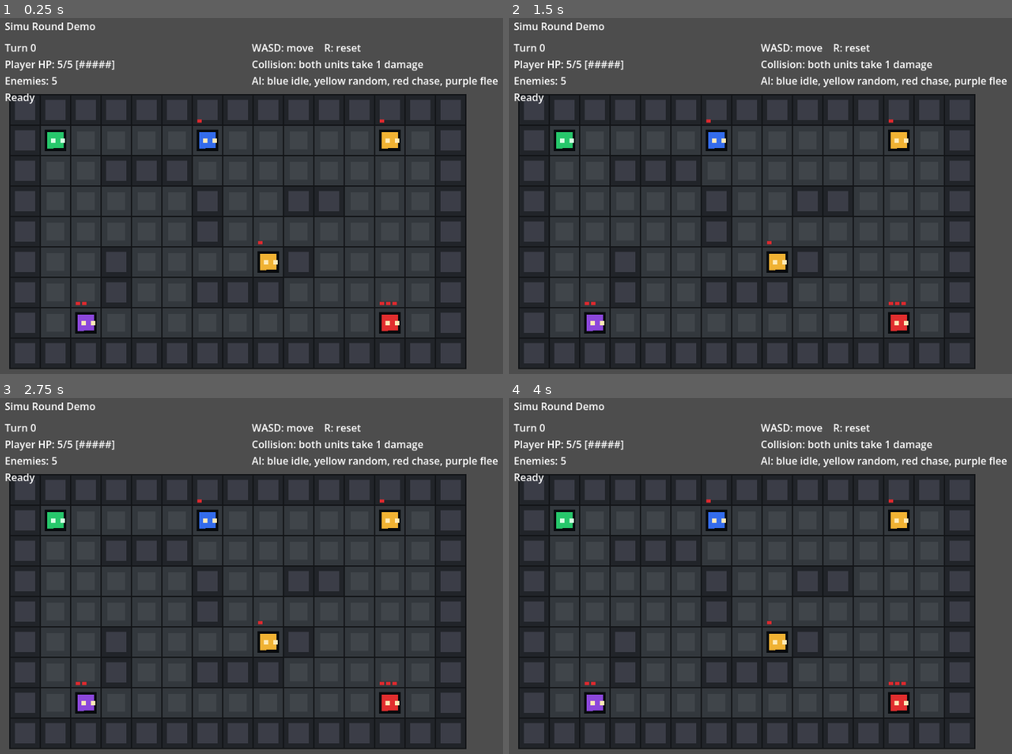
Above: before the commit, frames 1-4 (two rows, left to right).
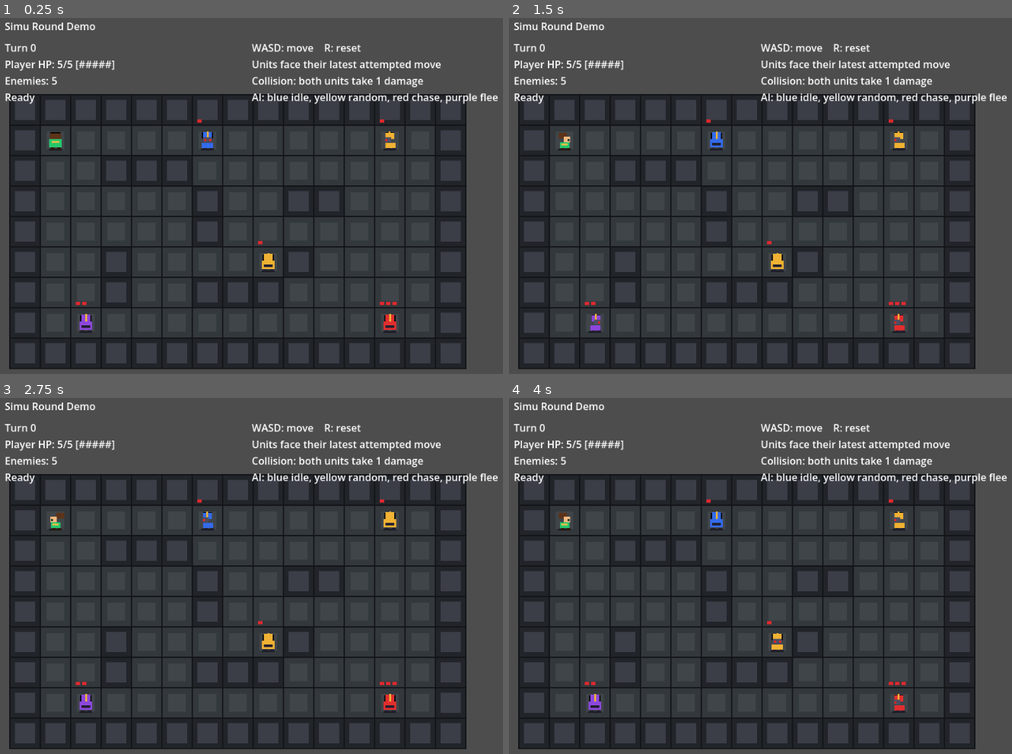
Above: after the commit, the same moments.

Repository: TreeGrassClanKindofLame/SimuRoundDemo
Game: Godot game, scene res://scenes/main.tscn
Two runs of this game, one before a commit and one after it. Both use one fixed random seed, a clock stepped at 60 frames per second and the inputs below.
Inputs:
- Up to frame 1 (0.25 s): no input
- Up to frame 2 (1.5 s): tap Enter at 0.5 s; hold D 0.53-1.28 s; tap R at 0.6, 1.35 s; tap Space at 1.25 s; hold S from 1.28 s (still down)
- Up to frame 3 (2.75 s): tap Enter at 2 s; release S at 2.03 s; hold D from 2.03 s (still down); tap R at 2.1 s
- Up to frame 4 (4 s): tap Space at 2.75 s; release D at 2.78 s; hold W 2.78-3.53 s; tap R at 2.85, 3.6 s; tap Enter at 3.5 s; hold A from 3.53 s (still down)

The runs differ from the first frame. In frame 1, 3.0% of the frame differs, in the area x 8-100%, y 11-89%; in frame 2, 3.0%; in frame 3, 3.0%; in frame 4, 3.0%.

Commit message:
harveyzhong
1、增加朝向；
2、修改单位造型

Diff:
--- a/scenes/main.tscn
+++ b/scenes/main.tscn
@@ -27,5 +27,6 @@
 offset_right = 910.0
 offset_bottom = 150.0
 text = "WASD: move    R: reset
+Units face their latest attempted move
 Collision: both units take 1 damage
 AI: blue idle, yellow random, red chase, purple flee"
--- a/scripts/main.gd
+++ b/scripts/main.gd
@@ -31,6 +31,7 @@
 const ACTIONS := [DIR_NONE, DIR_UP, DIR_DOWN, DIR_LEFT, DIR_RIGHT]
 
 var player_pos := PLAYER_START
+var player_facing := DIR_RIGHT
 var player_hp := PLAYER_MAX_HP
 var player_alive := true
 var player_bump_timer := 0.0
@@ -176,6 +177,7 @@
 
 func _reset_demo(play_reset_sound := false) -> void:
 	player_pos = PLAYER_START
+	player_facing = _random_direction()
 	player_hp = PLAYER_MAX_HP
 	player_alive = true
 	player_bump_timer = 0.0
@@ -202,6 +204,7 @@
 	return {
 		"id": "%s_%s_%s" % [_ai_name(ai_type).to_lower(), pos.x, pos.y],
 		"pos": pos,
+		"facing": _random_direction(),
 		"ai": ai_type,
 		"hp": max_hp,
 		"max_hp": max_hp,
@@ -226,6 +229,8 @@
 	queue_redraw()
 
 func _try_move_player(delta: Vector2i) -> void:
+	_face_player(delta)
+
 	var target: Vector2i = player_pos + delta
 	if not _is_walkable_cell(target):
 		_start_player_bump(delta)
@@ -302,6 +307,7 @@
 	if delta == DIR_NONE:
 		return
 
+	_face_enemy(index, delta)
 	var enemy: Dictionary = enemies[index]
 	var target: Vector2i = enemy["pos"] + delta
 	if not _is_walkable_cell(target):
@@ -370,6 +376,18 @@
 	player_bump_dir = direction
 	player_bump_timer = BUMP_DURATION
 
+func _face_player(direction: Vector2i) -> void:
+	if direction != DIR_NONE:
+		player_facing = direction
+
+func _face_enemy(index: int, direction: Vector2i) -> void:
+	if direction == DIR_NONE:
+		return
+
+	var enemy: Dictionary = enemies[index]
+	enemy["facing"] = direction
+	enemies[index] = enemy
+
 func _start_enemy_bump(index: int, direction: Vector2i) -> void:
 	var enemy: Dictionary = enemies[index]
 	enemy["bump_dir"] = direction
@@ -434,6 +452,20 @@
 			return 3
 	return 1
 
+func _random_direction() -> Vector2i:
+	var directions := [DIR_UP, DIR_DOWN, DIR_LEFT, DIR_RIGHT]
+	var direction: Vector2i = directions[rng.randi_range(0, directions.size() - 1)]
+	return direction
+
+func _back_direction(facing: Vector2i) -> Vector2i:
+	return -facing
+
+func _side_up_direction(facing: Vector2i) -> Vector2i:
+	return Vector2i(facing.y, -facing.x)
+
+func _side_down_direction(facing: Vector2i) -> Vector2i:
+	return Vector2i(-facing.y, facing.x)
+
 func _update_hud() -> void:
 	status_label.text = "Turn %d\nPlayer HP: %d/%d %s\nEnemies: %d\n%s" % [
 		turn_count,
@@ -478,7 +510,7 @@
 		if not player_alive:
 			player_alpha = player_death_timer / DEATH_DURATION
 			player_scale = maxf(0.15, player_alpha)
-		_draw_unit(player_pos, player_color, Color(0.85, 1.0, 0.90), _player_bump_offset(), player_alpha, player_scale)
+		_draw_unit(player_pos, player_color, Color(0.85, 1.0, 0.90), player_facing, _player_bump_offset(), player_alpha, player_scale, true)
 
 	for enemy in enemies:
 		if enemy["alive"] or float(enemy["death_timer"]) > 0.0:
@@ -491,23 +523,113 @@
 				alpha = float(enemy["death_timer"]) / DEATH_DURATION
 				unit_scale = maxf(0.15, alpha)
 
-			_draw_unit(enemy["pos"], enemy_color, Color(1.0, 0.92, 0.72), _enemy_bump_offset(enemy), alpha, unit_scale)
+			var facing: Vector2i = enemy["facing"]
+			_draw_unit(enemy["pos"], enemy_color, Color(1.0, 0.92, 0.72), facing, _enemy_bump_offset(enemy), alpha, unit_scale, false)
 			if enemy["alive"]:
 				_draw_enemy_hp(enemy)
 
-func _draw_unit(cell: Vector2i, body_color: Color, eye_color: Color, offset: Vector2, alpha: float, unit_scale: float) -> void:
+func _draw_unit(cell: Vector2i, body_color: Color, eye_color: Color, facing: Vector2i, offset: Vector2, alpha: float, unit_scale: float, is_player_unit: bool) -> void:
 	var base_rect := _cell_rect(cell).grow(-7)
 	var scaled_size := base_rect.size * unit_scale
 	var rect := Rect2(base_rect.position + (base_rect.size - scaled_size) * 0.5 + offset, scaled_size)
-	var outline := Color(0.03, 0.04, 0.05, alpha)
-	var body := Color(body_color.r, body_color.g, body_color.b, alpha)
-	var eyes := Color(eye_color.r, eye_color.g, eye_color.b, alpha)
-
-	draw_rect(rect, outline)
-	draw_rect(rect.grow(-4), body)
-	draw_rect(Rect2(rect.position + Vector2(10, 14) * unit_scale, Vector2(7, 7) * unit_scale), eyes)
-	draw_rect(Rect2(rect.position + Vector2(25, 14) * unit_scale, Vector2(7, 7) * unit_scale), eyes)
-	draw_rect(Rect2(rect.position + Vector2(14, 29) * unit_scale, Vector2(17, 5) * unit_scale), outline)
+	if is_player_unit:
+		_draw_player_sprite(rect, facing, body_color, alpha, unit_scale)
+	else:
+		_draw_enemy_sprite(rect, facing, body_color, eye_color, alpha, unit_scale)
+
+func _draw_player_sprite(rect: Rect2, facing: Vector2i, outfit_color: Color, alpha: float, unit_scale: float) -> void:
+	var outline := Color(0.04, 0.03, 0.02, alpha)
+	var skin := Color(0.96, 0.72, 0.50, alpha)
+	var hair := Color(0.36, 0.20, 0.10, alpha)
+	var outfit := Color(outfit_color.r, outfit_color.g, outfit_color.b, alpha)
+	var trim := Color(0.92, 0.74, 0.28, alpha)
+	var eye := Color(0.05, 0.20, 0.16, alpha)
+	var boot := Color(0.18, 0.10, 0.05, alpha)
+
+	_draw_sprite_shadow(rect, alpha, unit_scale)
+	if facing == DIR_UP:
+		_draw_px(rect, 9, 4, 16, 8, outline, unit_scale)
+		_draw_px(rect, 8, 6, 18, 10, hair, unit_scale)
+		_draw_px(rect, 7, 15, 20, 13, outfit, unit_scale)
+		_draw_px(rect, 11, 18, 12, 3, trim, unit_scale)
+		_draw_px(rect, 10, 28, 5, 4, boot, unit_scale)
+		_draw_px(rect, 20, 28, 5, 4, boot, unit_scale)
+	elif facing == DIR_DOWN:
+		_draw_px(rect, 8, 4, 18, 8, outline, unit_scale)
+		_draw_px(rect, 7, 5, 20, 8, hair, unit_scale)
+		_draw_px(rect, 10, 11, 14, 10, skin, unit_scale)
+		_draw_px(rect, 12, 15, 3, 3, eye, unit_scale)
+		_draw_px(rect, 20, 15, 3, 3, eye, unit_scale)
+		_draw_px(rect, 8, 21, 18, 8, outfit, unit_scale)
+		_draw_px(rect, 15, 22, 5, 3, trim, unit_scale)
+		_draw_px(rect, 10, 29, 5, 4, boot, unit_scale)
+		_draw_px(rect, 20, 29, 5, 4, boot, unit_scale)
+	elif facing == DIR_LEFT:
+		_draw_player_side_sprite(rect, -1, outfit, skin, hair, trim, eye, boot, outline, unit_scale)
+	elif facing == DIR_RIGHT:
+		_draw_player_side_sprite(rect, 1, outfit, skin, hair, trim, eye, boot, outline, unit_scale)
+
+func _draw_player_side_sprite(rect: Rect2, side: int, outfit: Color, skin: Color, hair: Color, trim: Color, eye: Color, boot: Color, outline: Color, unit_scale: float) -> void:
+	var x_face := 9 if side < 0 else 16
+	var x_back := 18 if side < 0 else 8
+	_draw_px(rect, x_back, 5, 12, 8, outline, unit_scale)
+	_draw_px(rect, x_back, 5, 13, 9, hair, unit_scale)
+	_draw_px(rect, x_face, 11, 10, 9, skin, unit_scale)
+	_draw_px(rect, x_face + (1 if side < 0 else 6), 15, 3, 3, eye, unit_scale)
+	_draw_px(rect, 10, 20, 15, 9, outfit, unit_scale)
+	_draw_px(rect, 12, 22, 10, 3, trim, unit_scale)
+	_draw_px(rect, 12, 29, 5, 4, boot, unit_scale)
+	_draw_px(rect, 21, 29, 5, 4, boot, unit_scale)
+
+func _draw_enemy_sprite(rect: Rect2, facing: Vector2i, armor_color: Color, eye_color: Color, alpha: float, unit_scale: float) -> void:
+	var outline := Color(0.03, 0.03, 0.05, alpha)
+	var metal := Color(0.30, 0.30, 0.38, alpha)
+	var dark_metal := Color(0.13, 0.12, 0.18, alpha)
+	var armor := Color(armor_color.r, armor_color.g, armor_color.b, alpha)
+	var crest := Color(0.94, 0.70, 0.22, alpha)
+	var eye := Color(eye_color.r, 0.12, 0.10, alpha)
+
+	_draw_sprite_shadow(rect, alpha, unit_scale)
+	if facing == DIR_UP:
+		_draw_px(rect, 8, 5, 18, 11, outline, unit_scale)
+		_draw_px(rect, 10, 4, 14, 12, armor, unit_scale)
+		_draw_px(rect, 16, 3, 3, 14, crest, unit_scale)
+		_draw_px(rect, 7, 15, 20, 13, armor, unit_scale)
+		_draw_px(rect, 10, 21, 14, 4, dark_metal, unit_scale)
+		_draw_px(rect, 9, 29, 6, 4, dark_metal, unit_scale)
+		_draw_px(rect, 20, 29, 6, 4, dark_metal, unit_scale)
+	elif facing == DIR_DOWN:
+		_draw_px(rect, 8, 4, 18, 10, outline, unit_scale)
+		_draw_px(rect, 10, 4, 14, 12, armor, unit_scale)
+		_draw_px(rect, 16, 3, 3, 13, crest, unit_scale)
+		_draw_px(rect, 10, 12, 14, 8, metal, unit_scale)
+		_draw_px(rect, 12, 15, 3, 3, eye, unit_scale)
+		_draw_px(rect, 20, 15, 3, 3, eye, unit_scale)
+		_draw_px(rect, 8, 21, 18, 8, armor, unit_scale)
+		_draw_px(rect, 10, 29, 6, 4, dark_metal, unit_scale)
+		_draw_px(rect, 20, 29, 6, 4, dark_metal, unit_scale)
+	elif facing == DIR_LEFT:
+		_draw_enemy_side_sprite(rect, -1, armor, metal, dark_metal, crest, eye, outline, unit_scale)
+	elif facing == DIR_RIGHT:
+		_draw_enemy_side_sprite(rect, 1, armor, metal, dark_metal, crest, eye, outline, unit_scale)
+
+func _draw_enemy_side_sprite(rect: Rect2, side: int, armor: Color, metal: Color, dark_metal: Color, crest: Color, eye: Color, outline: Color, unit_scale: float) -> void:
+	var face_x := 9 if side < 0 else 16
+	var helm_x := 10 if side < 0 else 12
+	_draw_px(rect, helm_x, 4, 14, 11, outline, unit_scale)
+	_draw_px(rect, helm_x, 5, 14, 10, armor, unit_scale)
+	_draw_px(rect, helm_x + 5, 3, 3, 13, crest, unit_scale)
+	_draw_px(rect, face_x, 12, 10, 8, metal, unit_scale)
+	_draw_px(rect, face_x + (1 if side < 0 else 6), 15, 3, 3, eye, unit_scale)
+	_draw_px(rect, 10, 21, 16, 8, armor, unit_scale)
+	_draw_px(rect, 12, 29, 6, 4, dark_metal, unit_scale)
+	_draw_px(rect, 21, 29, 6, 4, dark_metal, unit_scale)
+
+func _draw_sprite_shadow(rect: Rect2, alpha: float, unit_scale: float) -> void:
+	_draw_px(rect, 7, 30, 20, 3, Color(0.02, 0.02, 0.02, alpha * 0.55), unit_scale)
+
+func _draw_px(rect: Rect2, x: int, y: int, width: int, height: int, color: Color, unit_scale: float) -> void:
+	draw_rect(Rect2(rect.position + Vector2(x, y) * unit_scale, Vector2(width, height) * unit_scale), color)
 
 func _draw_enemy_hp(enemy: Dictionary) -> void:
 	var hp := int(enemy["hp"])
Not shown, changed: README.md
